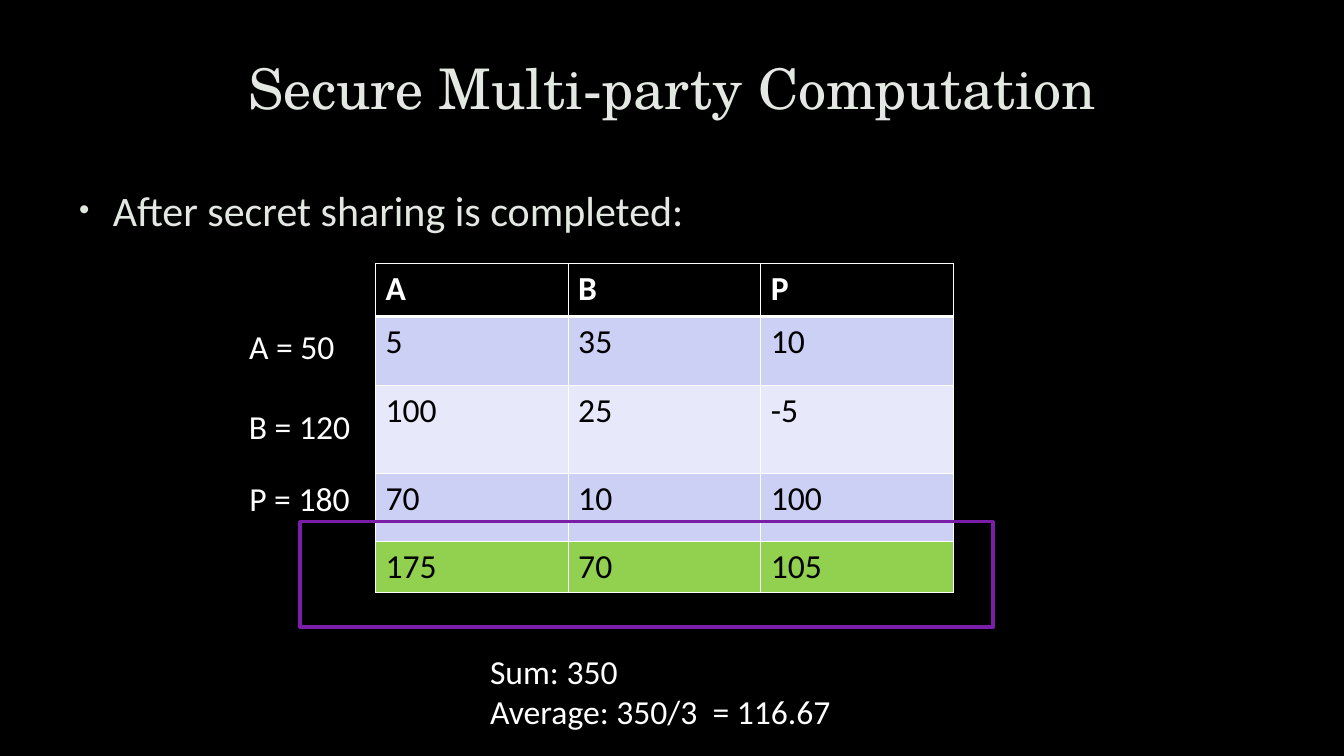
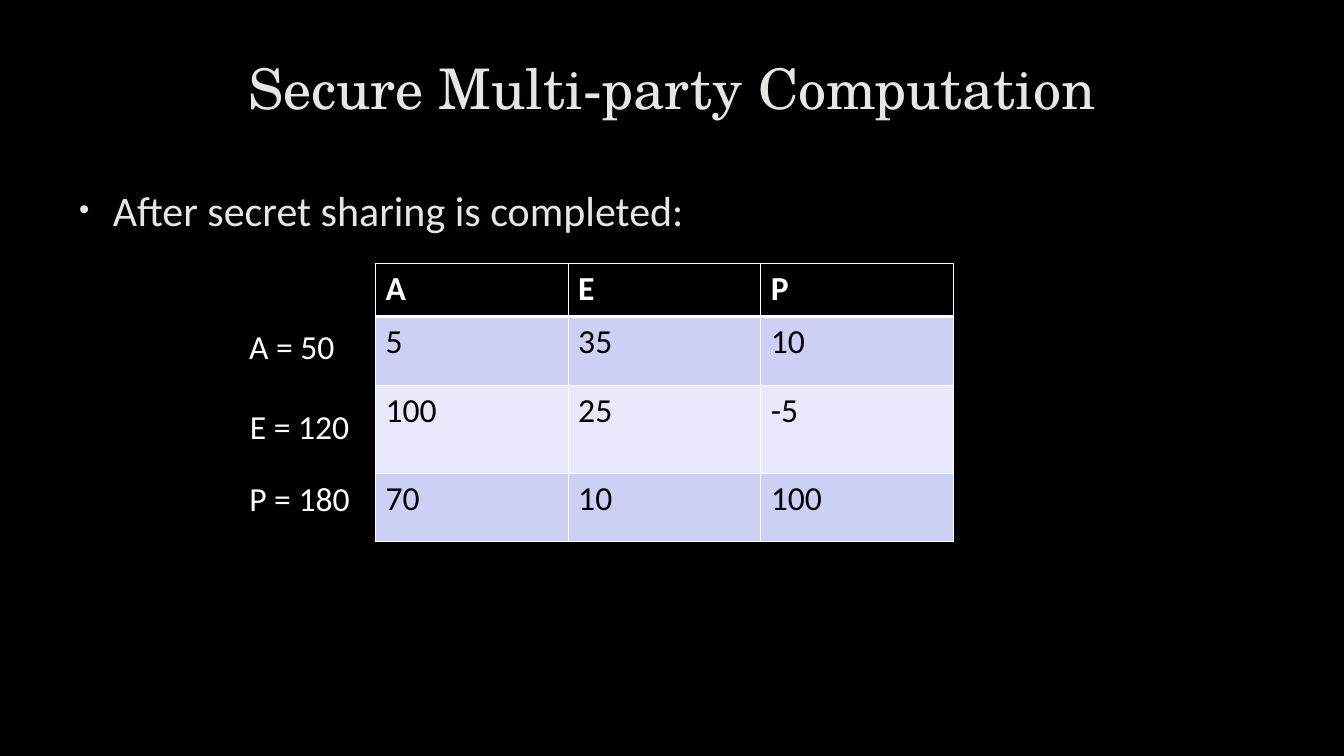
Before and after one commit to uwacyber/cits1003, a slide deck: slide 23 of cits1003-lecture_slides/CITS1003-A Cyber Law and CI_CPS-exercises.pptx (slide 22 before the commit). Drawn at 1344x756 pixels with LibreOffice and Linux fonts; fonts in the diff are those of the drawing; background and template pictures are left out. Boxes give left, top, right and bottom in pixels: in the first picture for what was removed or moved away, otherwise in the second. Text is boxed around its words. In the diff, an @@ line names an element or a change of style, - is before the commit and + after.

```diff
--- a/cits1003-lecture_slides/CITS1003-A Cyber Law and CI_CPS-exercises.pptx
+++ b/cits1003-lecture_slides/CITS1003-A Cyber Law and CI_CPS-exercises.pptx
@@ table at <box>376,263,954,541</box> @@
-row 1, column 2: B
+row 1, column 2: E
-row 5: 175 | 70 | 105
@@ text at <box>250,417,349,440</box>: text changed @@
-B = 120
+E = 120
@@ rectangle removed at <box>300,522,994,628</box> @@
@@ text removed at <box>490,662,831,730</box> @@
-Sum: 350
-Average: 350/3 = 116.67
```
Also in this commit, not shown: 33 other slides changed, 13 slides added, 19 slides removed.
